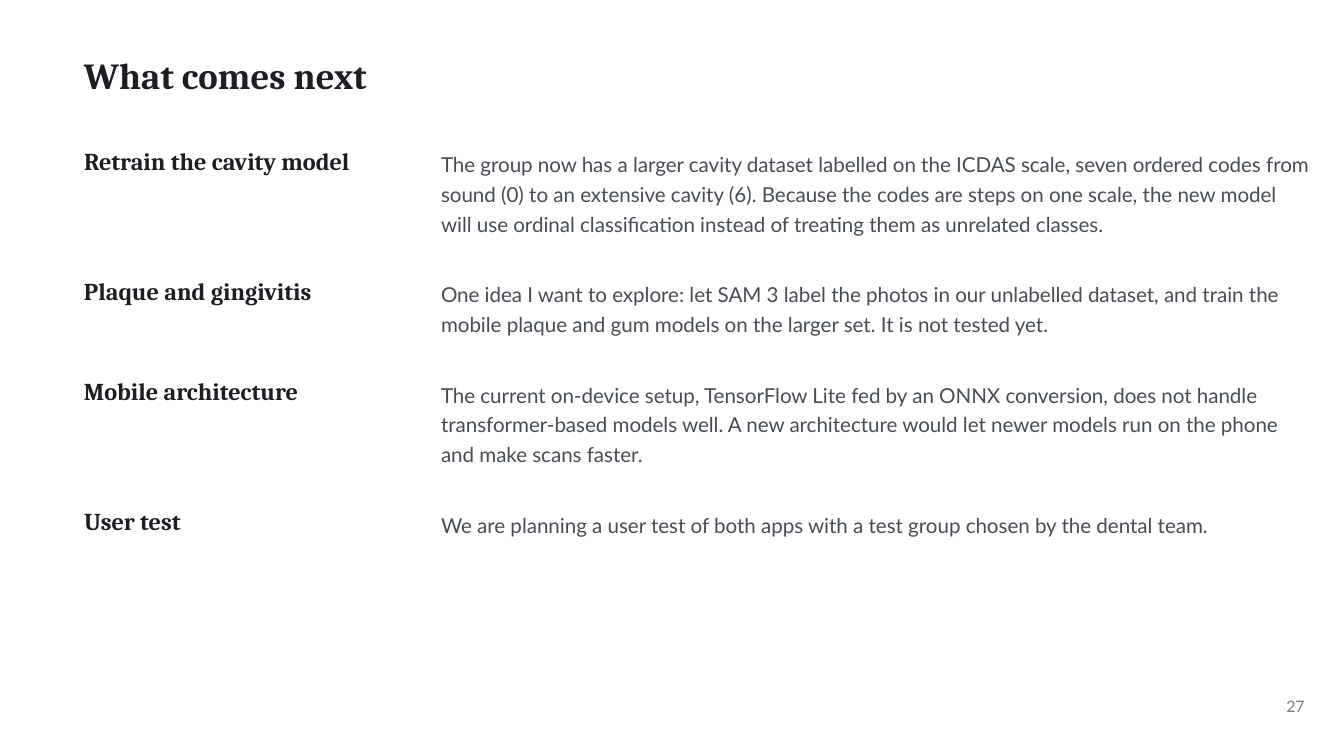
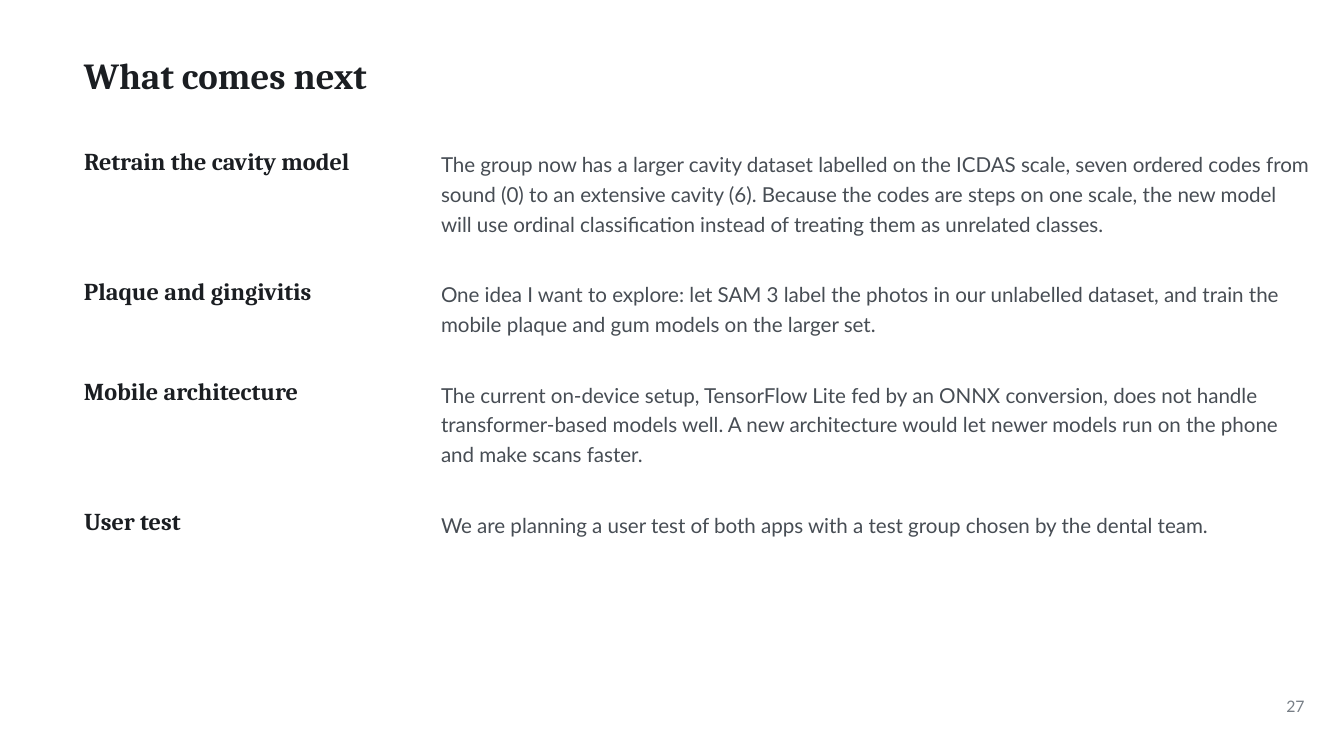
Before and after one commit to ertugrul-senturk/interactive-slides, a slide deck: slide 46 of public/decks/2026-11-smart-teeth.pptx. Drawn at 1344x756 pixels with LibreOffice and Linux fonts; fonts in the diff are those of the drawing; background and template pictures are left out. Boxes give left, top, right and bottom in pixels: in the first picture for what was removed or moved away, otherwise in the second. Text is boxed around its words. In the diff, an @@ line names an element or a change of style, - is before the commit and + after.

```diff
--- a/public/decks/2026-11-smart-teeth.pptx
+++ b/public/decks/2026-11-smart-teeth.pptx
@@ text at (x1=441, y1=287, x2=1279, y2=336): text changed @@
-One idea I want to explore: let SAM 3 label the photos in our unlabelled dataset, and train the
-mobile plaque and gum models on the larger set. It is not tested yet.
+One idea I want to explore: let SAM 3 label the photos in our unlabelled dataset, and train the
+mobile plaque and gum models on the larger set.
```
Also in this commit, not shown: 3 other files.
